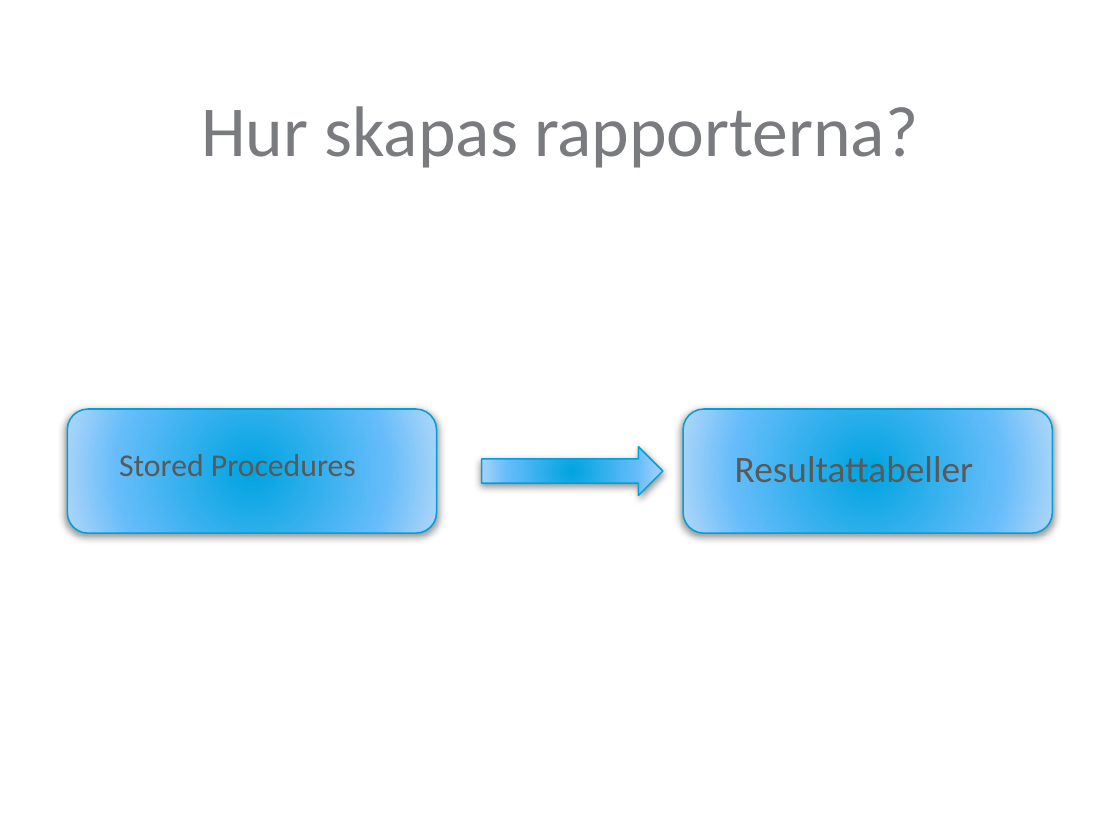
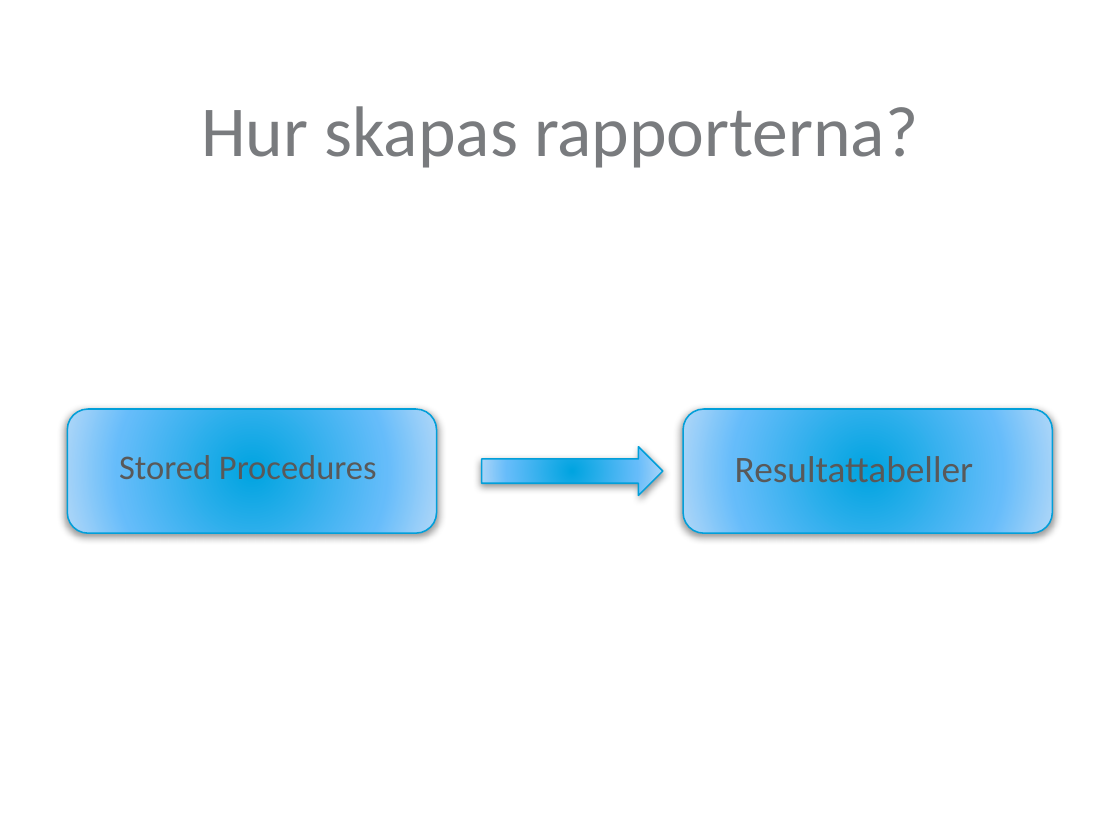
Before and after one commit to Maxenboy/Master-Thesis, a slide deck: slide 11 of Presentation/PresentationLTH.pptx. Drawn at 1120x840 pixels with LibreOffice and Linux fonts; fonts in the diff are those of the drawing; background and template pictures are left out. Boxes give left, top, right and bottom in pixels: in the first picture for what was removed or moved away, otherwise in the second. Text is boxed around its words. In the diff, an @@ line names an element or a change of style, - is before the commit and + after.

```diff
--- a/Presentation/PresentationLTH.pptx
+++ b/Presentation/PresentationLTH.pptx
@@ text "Stored Procedures" at <box>119,451,377,488</box>: size 20.4 to 22.2 pt @@
```
Also in this commit, not shown: 4 other slides changed, 1 slide removed, 2 other files.
